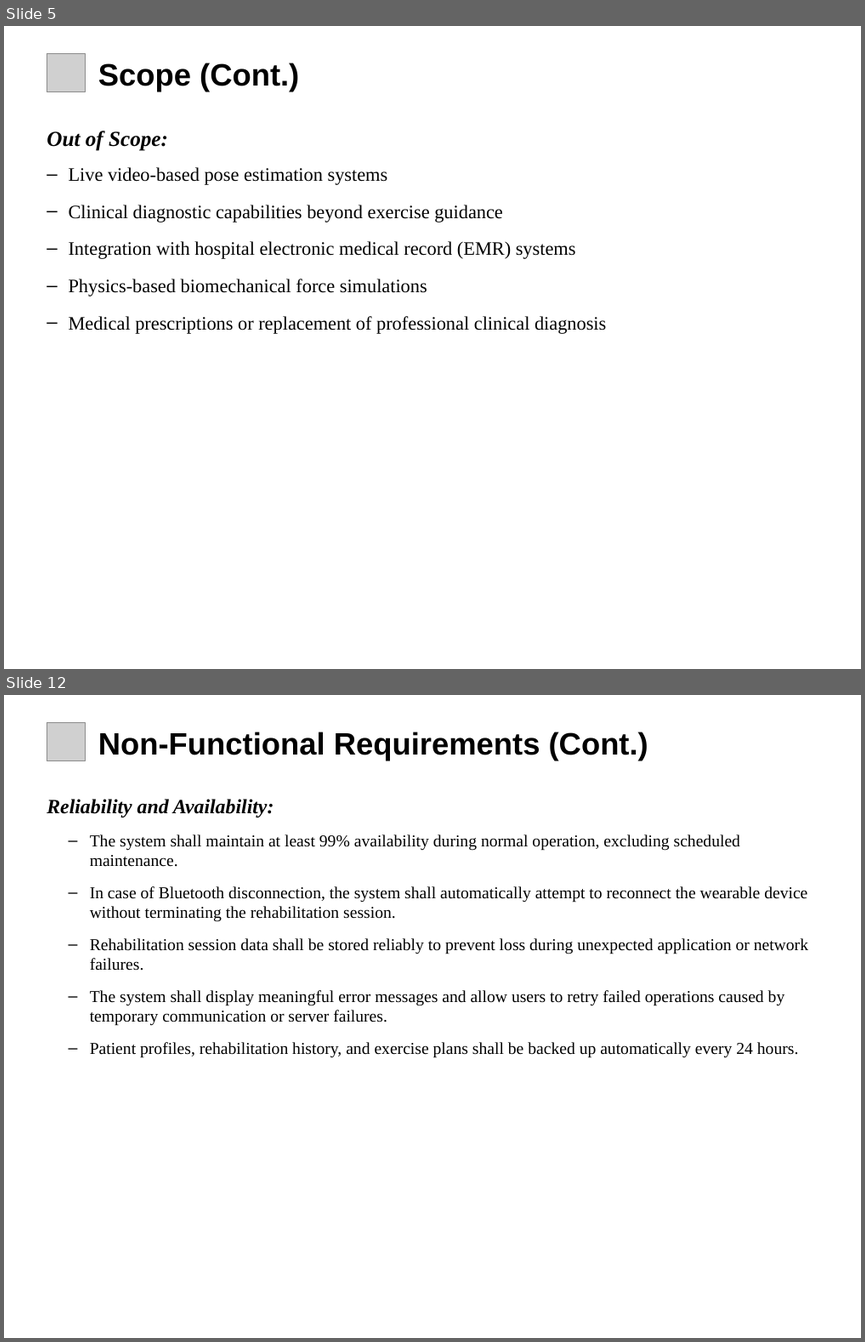
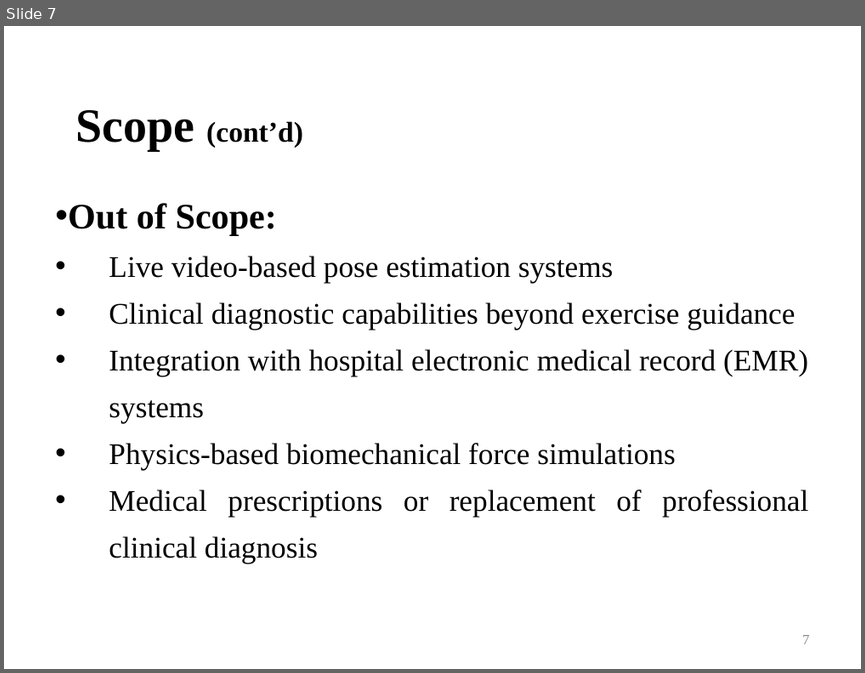
Before and after one commit to Tehreem-cmpsc/intelirehab, a slide deck: docs/presentations/InteliRehab_60_Percent_Presentation.pptx. Shown one above the other, each under a label of ours: slides 5 and 12 before the commit, slide 7 after it; the slides between them are not shown. The pictures are 865x1342 and 865x673 pixels, drawn with LibreOffice and Linux fonts; fonts in the diff are those of the drawing; grey boxes stand for pictures. Boxes give left, top, right and bottom in pixels: in the first picture for what was removed or moved away, otherwise in the second. Text is boxed around its words. In the diff, an @@ line names an element or a change of style, - is before the commit and + after.

```diff
--- a/docs/presentations/InteliRehab_60_Percent_Presentation.pptx
+++ b/docs/presentations/InteliRehab_60_Percent_Presentation.pptx
@@ slide 12 removed at <box>4,695,861,1338</box>, background #FFFFFF @@
@@ picture removed at <box>46,722,86,761</box> @@
@@ text removed at <box>98,732,648,761</box> @@
-Non-Functional Requirements (Cont.)
@@ text removed at <box>46,799,808,1058</box> @@
-Reliability and Availability:
-  – The system shall maintain at least 99% availability during normal operation, excluding scheduled maintenance.
-  – In case of Bluetooth disconnection, the system shall automatically attempt to reconnect the wearable device without terminating the rehabilitation session.
-  – Rehabilitation session data shall be stored reliably to prevent loss during unexpected application or network failures.
-  – The system shall display meaningful error messages and allow users to retry failed operations caused by temporary communication or server failures.
-  – Patient profiles, rehabilitation history, and exercise plans shall be backed up automatically every 24 hours.
@@ what was slide 5 is now slide 7 @@
@@ slide 7 changed as well @@
@@ picture removed at <box>46,53,86,92</box> @@
@@ title at <box>75,110,303,151</box>: text changed; size 26 to 24 pt; font Arial to Times New Roman @@
-Scope (Cont.)
+Scope (cont’d)
@@ text "Out of Scope:": place and size @@
-text "Out of Scope:" at <box>46,131,606,334</box>
+text "Out of Scope:" at <box>68,203,808,563</box>
@@ text "Out of Scope:" at <box>68,203,808,563</box>: size 18 to 30.1 pt, italic off in "Out of Scope:"; size 16 to 25.2 pt; bullet none to •; line spacing 1 to 0.8; less space between paragraphs; alignment left to justified; bullet – to •; line spacing 1 to 1.3 @@
@@ page number added at <box>802,635,809,644</box>, 12 pt, text #8C8C8C @@
+7
```
Also in this commit, not shown: 12 other slides changed, 24 slides added, 11 other slides removed, 55 other files.
